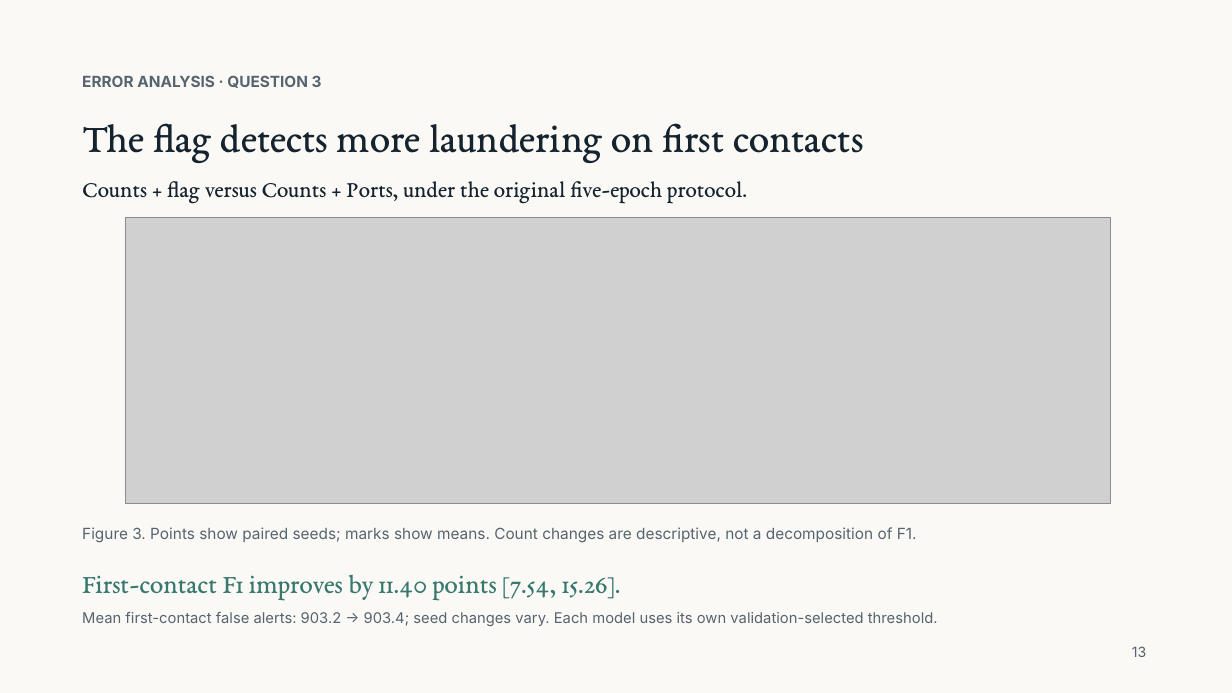
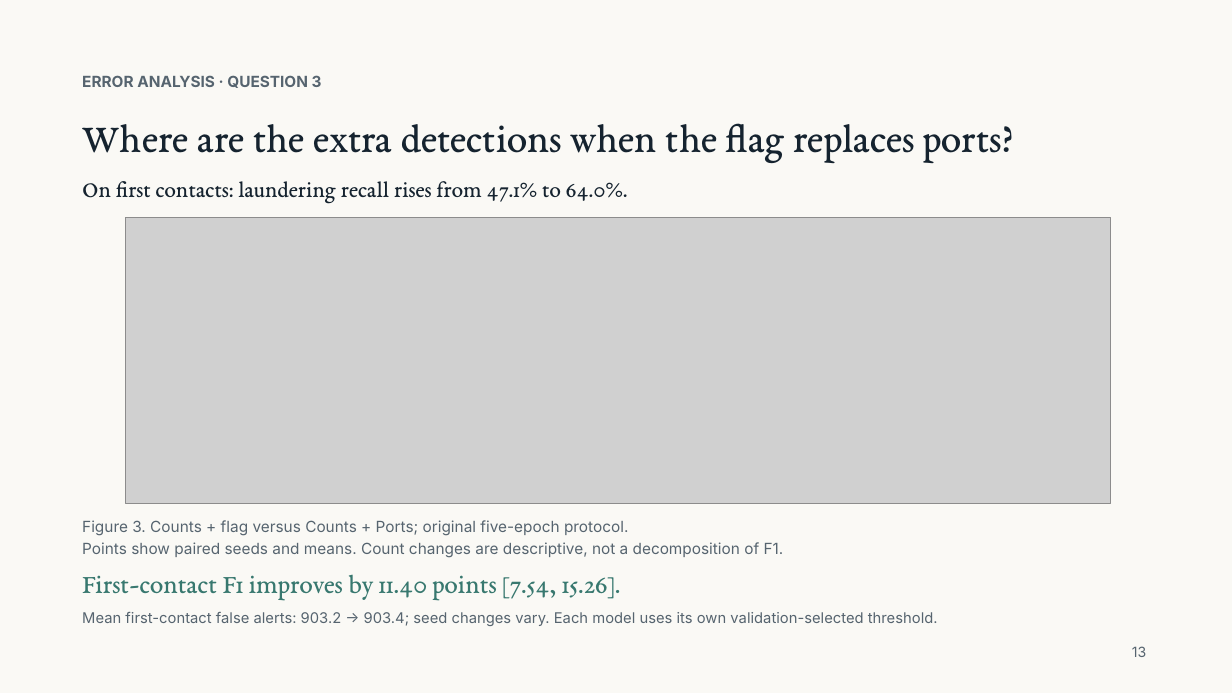
Before and after one commit to Yuchen-Fu/COMP9501, a slide deck: slide 13 of presentation/final-research/Beyond_Counterparty_Counts_FINAL.pptx. Drawn at 1232x693 pixels with LibreOffice and Linux fonts; fonts in the diff are those of the drawing; grey boxes stand for pictures. Boxes give left, top, right and bottom in pixels: in the first picture for what was removed or moved away, otherwise in the second. Text is boxed around its words. In the diff, an @@ line names an element or a change of style, - is before the commit and + after.

Commit message:
Clarify flag addition and replacement questions throughout the presentation

```diff
--- a/presentation/final-research/Beyond_Counterparty_Counts_FINAL.pptx
+++ b/presentation/final-research/Beyond_Counterparty_Counts_FINAL.pptx
@@ text at (x1=82, y1=123, x2=1014, y2=163): text changed @@
-The flag detects more laundering on first contacts
+Where are the extra detections when the flag replaces ports?
@@ text at (x1=82, y1=181, x2=628, y2=204): text changed @@
-Counts + flag versus Counts + Ports, under the original five-epoch protocol.
+On first contacts: laundering recall rises from 47.1% to 64.0%.
@@ text at (x1=82, y1=520, x2=784, y2=558): text changed @@
-Figure 3. Points show paired seeds; marks show means. Count changes are descriptive, not a decomposition of F1.
+Figure 3. Counts + flag versus Counts + Ports; original five-epoch protocol.
+Points show paired seeds and means. Count changes are descriptive, not a decomposition of F1.
```
Also in this commit, not shown: 3 other slides changed, 24 other files.
